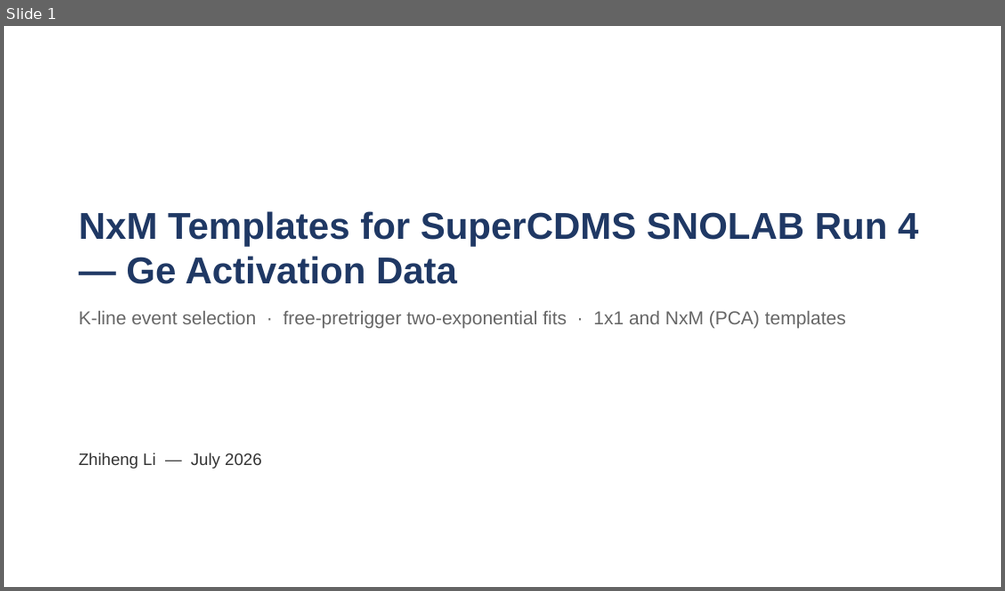
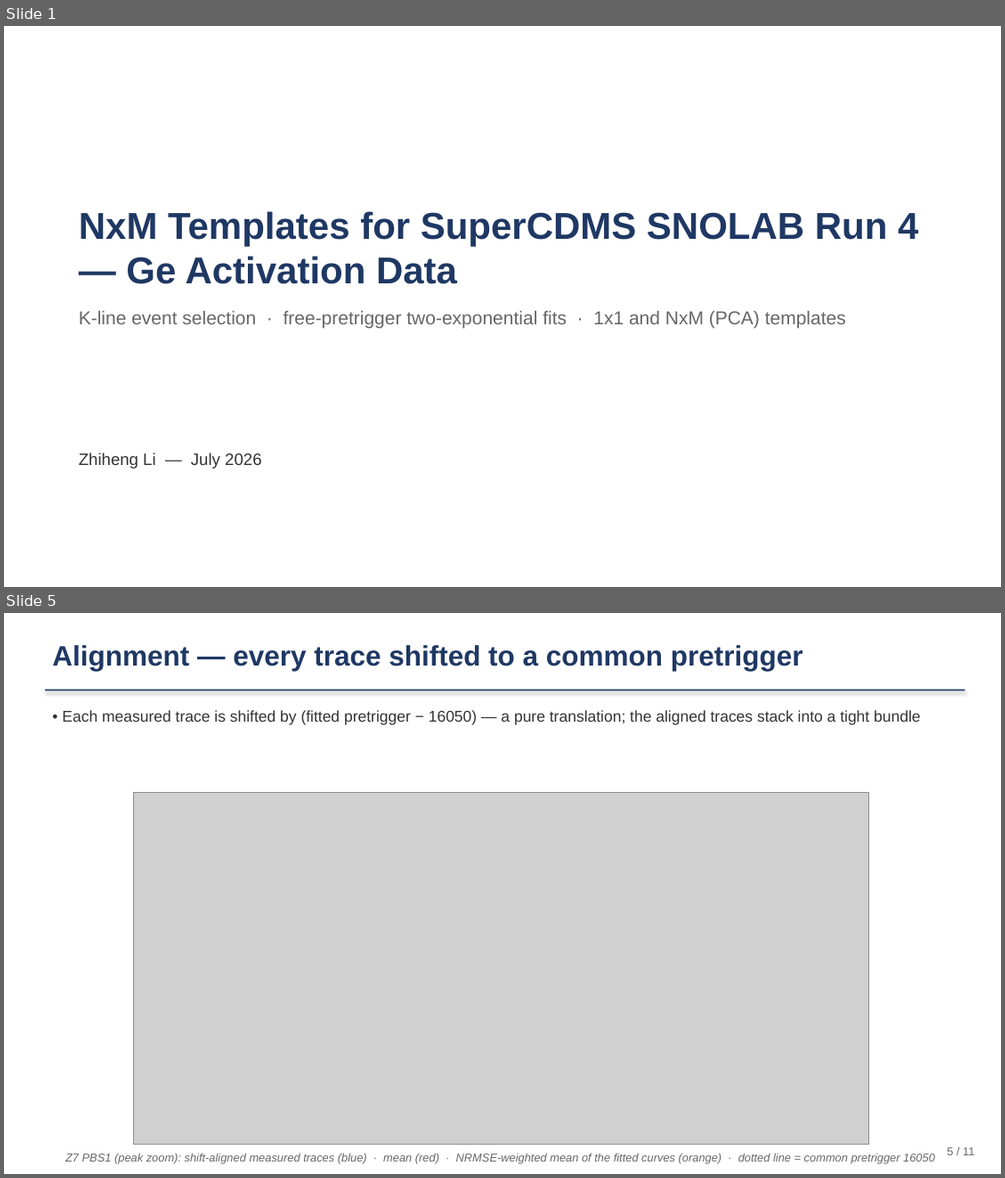
Before and after one commit to ZhihengLi0/urop, a slide deck: snolab/presentation/SNOLAB_R4_pulse_templates_20260715.pptx. Shown one above the other, each under a label of ours: slide 1 before the commit, slides 1 and 5 after it; the slides between them are not shown. The pictures are 1005x591 and 1005x1178 pixels, drawn with LibreOffice and Linux fonts; fonts in the diff are those of the drawing; grey boxes stand for pictures. Boxes give left, top, right and bottom in pixels: in the first picture for what was removed or moved away, otherwise in the second. Text is boxed around its words. In the diff, an @@ line names an element or a change of style, - is before the commit and + after.

```diff
--- a/snolab/presentation/SNOLAB_R4_pulse_templates_20260715.pptx
+++ b/snolab/presentation/SNOLAB_R4_pulse_templates_20260715.pptx
@@ slide 5 added at (4,613,1001,1174), background #FFFFFF @@
@@ text added at (52,645,803,671), 27 pt, text #1F3864, bold @@
+Alignment — every trace shifted to a common pretrigger
@@ rectangle added at (45,690,965,690), fill #1F3864 @@
@@ text added at (62,710,921,725), 15 pt, text #333333 @@
+• Each measured trace is shifted by (fitted pretrigger − 16050) — a pure translation; the aligned traces stack into a tight bundle
@@ picture added at (133,793,869,1144) @@
@@ text added at (65,1152,935,1163), 11 pt, text #666666, italic @@
+Z7 PBS1 (peak zoom): shift-aligned measured traces (blue) · mean (red) · NRMSE-weighted mean of the fitted curves (orange) · dotted line = common pretrigger 16050
@@ text added at (947,1147,974,1155), 11 pt, text #666666 @@
+5 / 11
```
Also in this commit, not shown: 9 slides changed, 7 other files.
